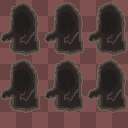
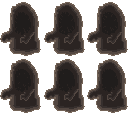
The second 128x128 image is a revision of the first. Changes to its layers:
hid group "BgGrid" (2 layers) over [0, 0, 128, 128]
